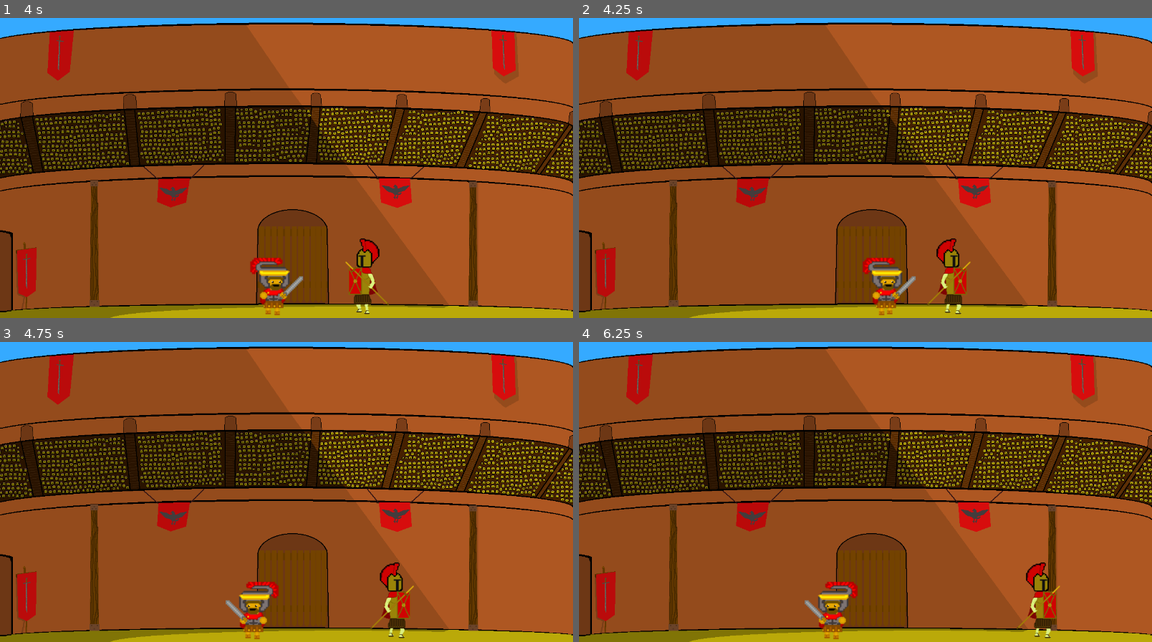
Above: before the commit, frames 1-4 (two rows, left to right).
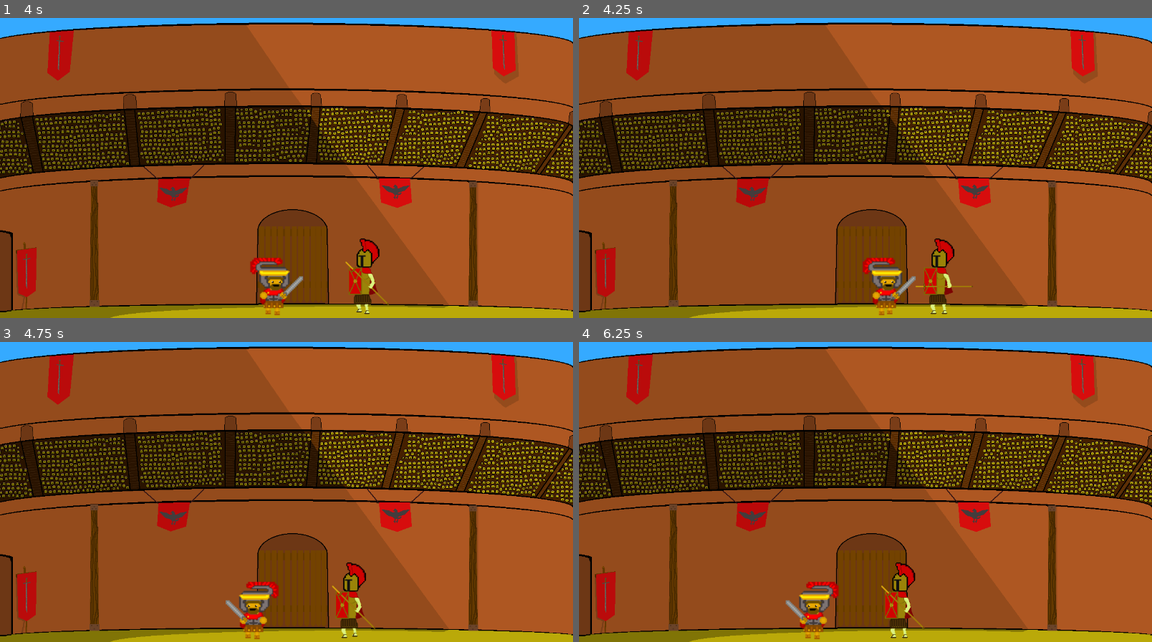
Above: after the commit, the same moments.

Repository: Dorvid/TDDD23_Project
Game: Godot game, scene res://Arena.tscn
The game is run twice, just before and just after one commit, with the same random seed, the same clock (stepped at 60 frames per second) and the same inputs. The project has no main scene, so this scene is started directly. Sound files missing from this copy of the repository are replaced by a short silence.
Inputs:
- Up to frame 1 (4 s): hold Right (ui_right) 0.53-2.03 s; tap Up (ui_up) at 0.77, 1.52, 3.02, 3.77 s; hold Left (ui_left) 2.03-2.78 s; hold Right (ui_right) from 2.78 s (still down)
- Up to frame 2 (4.25 s): keep holding Right (ui_right)
- Up to frame 3 (4.75 s): release Right (ui_right) at 4.28 s; hold Left (ui_left) from 4.28 s (still down); tap Up (ui_up) at 4.52 s
- Up to frame 4 (6.25 s): release Left (ui_left) at 5.03 s; hold Right (ui_right) 5.03-5.78 s; hold Left (ui_left) from 5.78 s (still down); tap Up (ui_up) at 6.02 s

Frame 1 is identical in both runs. In frame 2, 1.2% of the frame differs, in the area x 58-69%, y 73-99%; in frame 3, 1.6%; in frame 4, 3.1%, in the area x 36-84%, y 73-100%.
Error after the commit: Attempt to call function 'start' in base 'null instance' on a null instance. (res://Golden)

Commit message:
Changed image names and added layer names for 2d physics interactions

Diff:
--- a/TDDD23 Project/Golden Warrior.tscn
+++ b/TDDD23 Project/Golden Warrior.tscn
@@ -1,6 +1,6 @@
 [gd_scene load_steps=20 format=2]
 
-[ext_resource path="res://images/Golden Spearman.png" type="Texture" id=1]
+[ext_resource path="res://images/Boss1_sheet.png" type="Texture" id=1]
 [ext_resource path="res://Golden Warrior.gd" type="Script" id=2]
 
 [sub_resource type="AtlasTexture" id=1]
--- a/TDDD23 Project/Player.tscn
+++ b/TDDD23 Project/Player.tscn
@@ -80,7 +80,8 @@
 extents = Vector2( 54.6798, 33.2836 )
 
 [node name="Player" type="KinematicBody2D"]
-collision_layer = 3
+collision_layer = 2
+collision_mask = 13
 script = ExtResource( 2 )
 SPEED = 300
 GRAVITY = 32
--- a/TDDD23 Project/longsword.tres
+++ b/TDDD23 Project/longsword.tres
@@ -1,6 +1,6 @@
 [gd_resource type="SpriteFrames" load_steps=18 format=2]
 
-[ext_resource path="res://images/Weapon Sheet.png" type="Texture" id=1]
+[ext_resource path="res://images/Weapon_sheet.png" type="Texture" id=1]
 
 [sub_resource type="AtlasTexture" id=6]
 flags = 4
--- a/TDDD23 Project/project.godot
+++ b/TDDD23 Project/project.godot
@@ -77,6 +77,13 @@
  ]
 }
 
+[layer_names]
+
+2d_physics/layer_1="Enviroment"
+2d_physics/layer_2="Player"
+2d_physics/layer_3="Enemy"
+2d_physics/layer_4="Interactable"
+
 [physics]
 
 common/enable_pause_aware_picking=true
--- a/TDDD23 Project/shortsword.tres
+++ b/TDDD23 Project/shortsword.tres
@@ -1,6 +1,6 @@
 [gd_resource type="SpriteFrames" load_steps=18 format=2]
 
-[ext_resource path="res://images/Weapon Sheet.png" type="Texture" id=1]
+[ext_resource path="res://images/Weapon_sheet.png" type="Texture" id=1]
 
 [sub_resource type="AtlasTexture" id=6]
 flags = 4
Not shown, changed: TDDD23 Project/.mono/metadata/ide_messaging_meta.txt
Renamed: TDDD23 Project/images/Golden Spearman.png -> TDDD23 Project/images/Boss1_sheet.png
Not shown, changed: TDDD23 Project/images/Boss1_sheet.png.import
Renamed: TDDD23 Project/images/Weapon Sheet.png -> TDDD23 Project/images/Weapon_sheet.png
Not shown, changed: TDDD23 Project/images/Weapon_sheet.png.import
